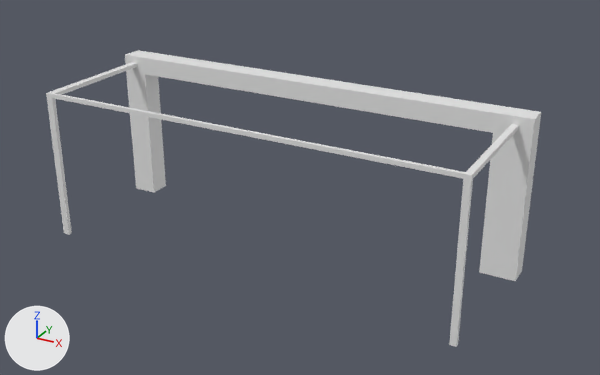
Renders of the Blender file project-futchibal/Assets/Stadiums/Utuguichon/arco01.blend from each side of a commit.
Before and after are seen from a 50 mm lens placed at (7.6, -12.88, 7.88), pointed at (0.51, 0.0, 1.44). Lighting does not change. The marker at lower left points along +X, +Y and +Z.
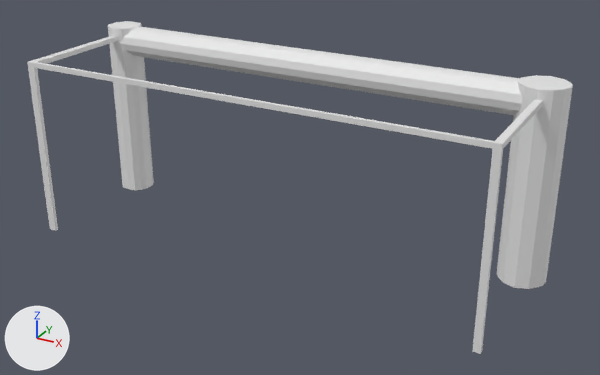
What differs and where, as boxes [x1, y1, x2, y2] in the pictures (600 x 375 px):
'Plane', reshaped, rescaled (10% wider, 12% taller)
    before: [46, 50, 541, 347]
    after: [27, 21, 573, 354]
part 1 of me_plane, rebuilt (13% wider, 10% taller)
    before: [144, 53, 502, 133]
    after: [119, 27, 522, 115]
part 2 of me_plane, built on
    before: [125, 50, 541, 281]
    after: [108, 21, 573, 289]

Patch to the scene script:
```diff
--- a/project-futchibal/Assets/Stadiums/Utuguichon/arco01.blend.py
+++ b/project-futchibal/Assets/Stadiums/Utuguichon/arco01.blend.py
@@ me_plane @@
 # used by ob_plane; location = (0.0, -0.01, 0.01); scale = (20.0, 20.0, 20.0)
-me_plane.from_pydata(...)  # 64 vertices, 48 faces; spans x -0.22..0.23, y -0.08..0.071, z 0.0..0.16
+me_plane.from_pydata(...)  # 190 vertices, 174 faces; spans x -0.223..0.233, y -0.08..0.083, z 0.0..0.16
+# me_plane part 1: the loose piece of 8 vertices spanning x -0.194..0.195, y 0.049..0.071, z 0.141..0.16 is rebuilt with 50 vertices and now spans x -0.205..0.204, y 0.043..0.077, z 0.133..0.16
+# me_plane part 2
+# 12 faces are deleted
+# 60 vertices are added at x -0.223..0.233, y 0.037..0.083, z 0.0..0.16
+# 24 new vertices lie (0.0, 0.0, 0.16) away from vertices in x -0.223..0.233, y 0.037..0.083, z 0.0
+# 96 new faces join them
@@ ob_plane @@
 ob_plane.location = (0.0, -0.01, 0.01)
-ob_plane.scale = (20.0, 20.0, 20.0)
+ob_plane.scale = (21.9, 20.0, 23.7)
```
